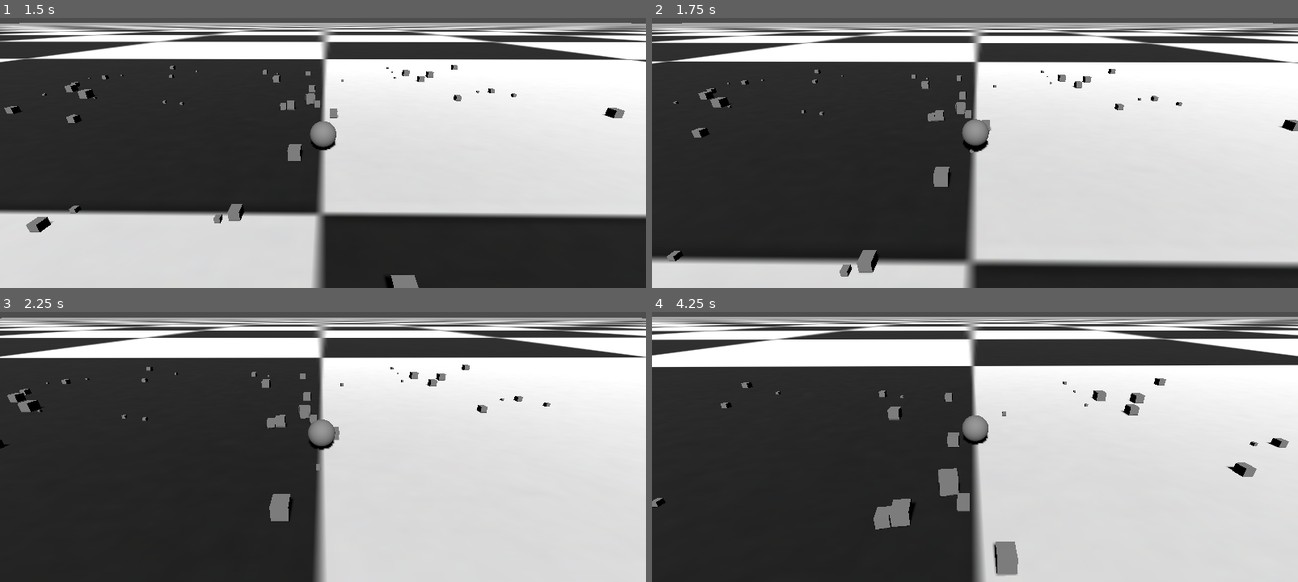
Above: before the commit, frames 1-4 (two rows, left to right).
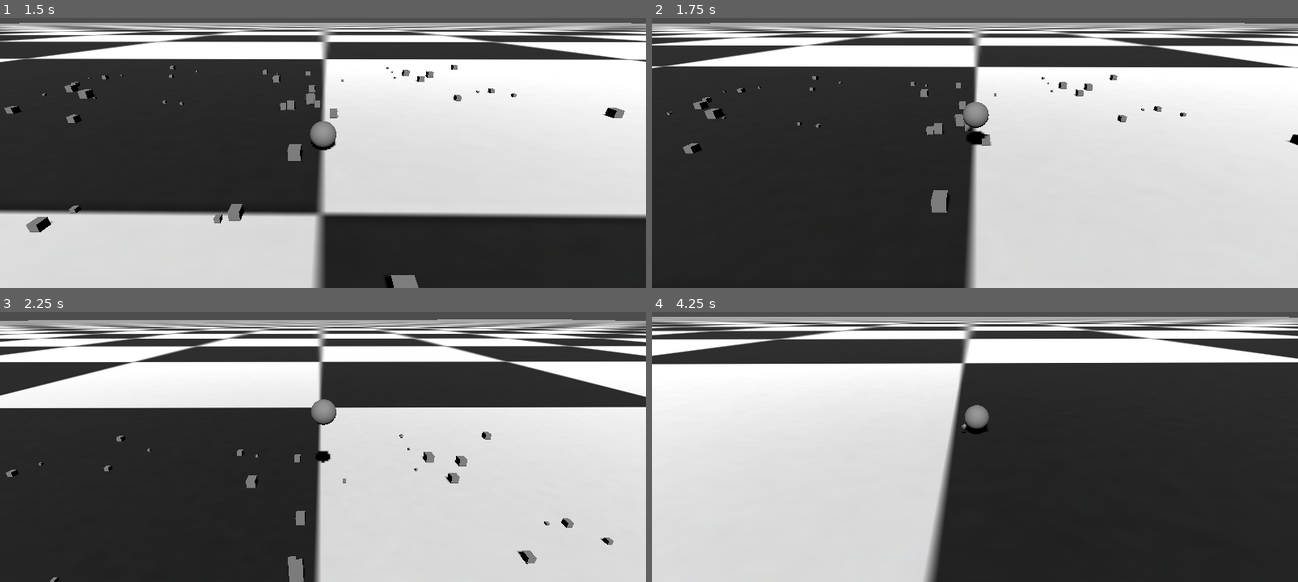
Above: after the commit, the same moments.

Repository: ericso/katamari-clone-spike
Game: Godot game, scene res://main.tscn
The game is run twice, just before and just after one commit, with the same random seed, the same clock (stepped at 60 frames per second) and the same inputs.
Inputs (mouse positions are in pixels of both pictures, inside the frame that each line leads up to):
- Up to frame 1 (1.5 s): move the mouse to (355, 104) at 0.52 s; hold W (move_forward) from 0.53 s (still down); move the mouse to (290, 107) at 1.27 s
- Up to frame 2 (1.75 s): keep holding W (move_forward)
- Up to frame 3 (2.25 s): keep holding W (move_forward); move the mouse to (335, 393) at 2.02 s
- Up to frame 4 (4.25 s): keep holding W (move_forward); move the mouse to (968, 406) at 2.77 s; move the mouse to (1020, 403) at 3.52 s

Frame 1 is identical in both runs. In frame 2, 21% of the frame differs, in the area x 0-100%, y 1-100%; in frame 3, 27%; in frame 4, 93%.

Commit message:
sticking works

Diff:
--- a/ball.gd
+++ b/ball.gd
@@ -50,21 +50,55 @@
 	if angular_velocity.length() > max_angular_speed:
 		angular_velocity = angular_velocity.normalized() * max_angular_speed
 
+#func _on_sticky_area_body_entered(body: Node) -> void:
+	#if body == self:
+		#return  # don't process self
+#
+	#print("DEBUG::_on_sticky_area_body_entered:", body.name)
+#
+	#if body is RigidBody3D and body.is_in_group("stickable") and not body.has_meta("stuck"):
+		#print("STICKING:", body.name)
+		#body.set_meta("stuck", true)
+#
+		#var joint := PinJoint3D.new()
+		#get_tree().current_scene.add_child(joint)
+		#joint.node_a = self.get_path()
+		#joint.node_b = body.get_path()
+		#joint.position = body.global_position
+#
+		#body.gravity_scale = 0
+		#body.linear_damp = 10
+		#body.angular_damp = 10
+
 func _on_sticky_area_body_entered(body: Node) -> void:
+	if body == self:
+		return
+
 	if body is RigidBody3D and body.is_in_group("stickable") and not body.has_meta("stuck"):
 		body.set_meta("stuck", true)
 
-		# Create PinJoint3D to stick it to the ball
-		var joint := PinJoint3D.new()
-		joint.node_a = self.get_path()
-		joint.node_b = body.get_path()
-		joint.position = to_global(Vector3.ZERO)  # center of the ball
-		get_tree().current_scene.add_child(joint)
+		var local_transform = self.global_transform.affine_inverse() * body.global_transform
 
-		# Optional: dampen the stuck object's motion
-		body.gravity_scale = 0
-		body.linear_damp = 1.0
-		body.angular_damp = 1.0
+		# 1. Copy MeshInstance3D
+		var original_mesh := body.get_node_or_null("MeshInstance")
+		if original_mesh:
+			var mesh_copy := MeshInstance3D.new()
+			mesh_copy.mesh = original_mesh.mesh
+			mesh_copy.material_override = original_mesh.material_override
+			mesh_copy.transform = local_transform
+			mesh_copy.scale = original_mesh.scale
+			add_child(mesh_copy)
 
-		# Optional: increase your ball's mass
+		# 2. Copy CollisionShape3D
+		var shape_node := body.get_node_or_null("CollisionShape")
+		if shape_node and shape_node.shape:
+			var new_shape := CollisionShape3D.new()
+			new_shape.shape = shape_node.shape.duplicate()  # don't reuse!
+			new_shape.transform = local_transform
+			add_child(new_shape)
+
+		# 3. (Optional) increase ball's mass
 		mass += 0.2
+
+		# 4. Remove original physics body
+		body.queue_free()
--- a/ball.tscn
+++ b/ball.tscn
@@ -7,7 +7,6 @@
 [sub_resource type="SphereMesh" id="SphereMesh_ktgx5"]
 
 [sub_resource type="SphereShape3D" id="SphereShape3D_x8fbi"]
-radius = 0.6
 
 [node name="Ball" type="RigidBody3D"]
 collision_mask = 6
@@ -20,6 +19,7 @@
 mesh = SubResource("SphereMesh_ktgx5")
 
 [node name="StickyArea" type="Area3D" parent="."]
+collision_mask = 2
 
 [node name="CollisionShape" type="CollisionShape3D" parent="StickyArea"]
 shape = SubResource("SphereShape3D_x8fbi")
